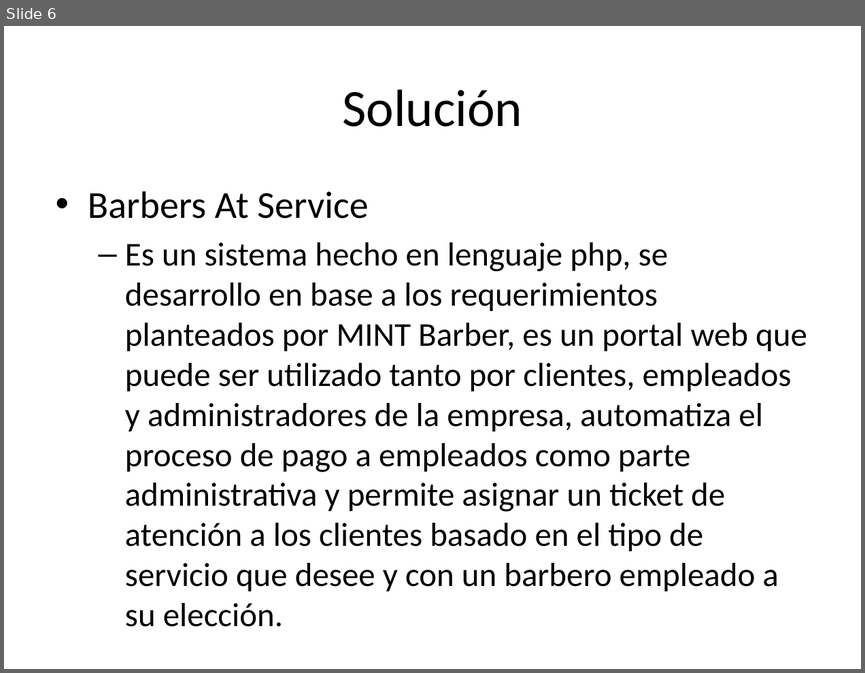
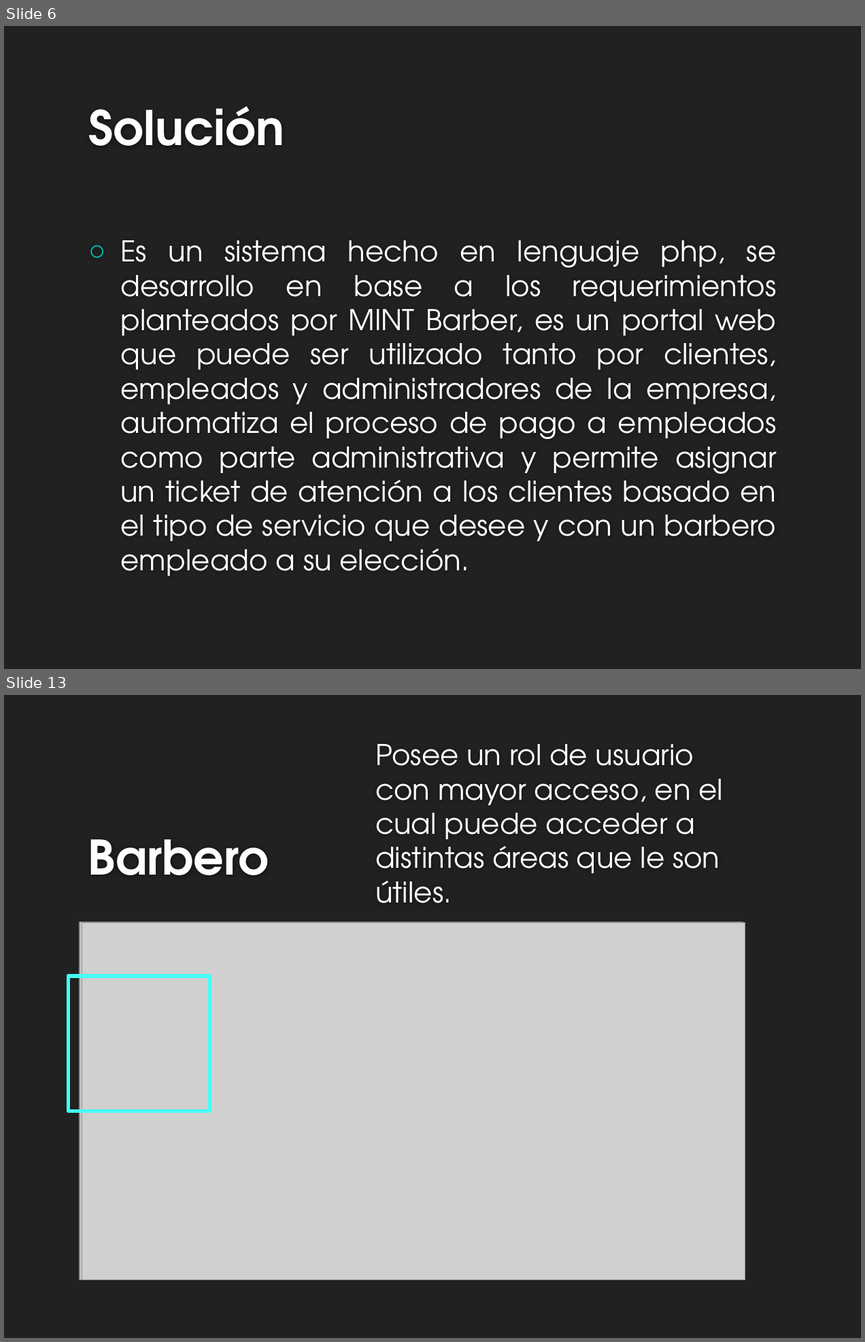
Before and after one commit to esalazarmasaya/BarbersAtService, a slide deck: Presentación Barbers at Service.pptx. Shown one above the other, each under a label of ours: slide 6 before the commit, slides 6 and 13 after it; the slides between them are not shown. The pictures are 865x673 and 865x1342 pixels, drawn with LibreOffice and Linux fonts; fonts in the diff are those of the drawing; grey boxes stand for pictures; background and template pictures are left out. Boxes give left, top, right and bottom in pixels: in the first picture for what was removed or moved away, otherwise in the second. Text is boxed around its words. In the diff, an @@ line names an element or a change of style, - is before the commit and + after.

Commit message:
Como va ;)

```diff
--- a/Presentación Barbers at Service.pptx
+++ b/Presentación Barbers at Service.pptx
@@ slide 13 added at (x1=4, y1=695, x2=861, y2=1338), background #212121 @@
@@ text added at (x1=375, y1=744, x2=723, y2=903), 24 pt, text #FFFFFF @@
+Posee un rol de usuario con mayor acceso, en el cual puede acceder a distintas áreas que le son útiles.
@@ title added at (x1=88, y1=839, x2=269, y2=875), 40 pt, text #FEFEFE, bold @@
+Barbero
@@ picture added at (x1=79, y1=922, x2=742, y2=1279) @@
@@ picture added at (x1=82, y1=922, x2=745, y2=1279) @@
@@ rectangle added at (x1=68, y1=976, x2=209, y2=1110), outline #44FFF5 3 pt @@
@@ slide 6 changed as well @@
@@ background #FFFFFF to #212121 @@
@@ title "Solución" moved from (x1=342, y1=89, x2=522, y2=127) to (x1=88, y1=106, x2=284, y2=146) @@
@@ title "Solución" at (x1=88, y1=106, x2=284, y2=146): size 44 to 40 pt, font Calibri to TeX Gyre Adventor, text colour #000000 to #FEFEFE, bold on; alignment centre to left; vertical alignment middle to bottom @@
@@ text at (x1=88, y1=191, x2=368, y2=218): paragraph removed @@
-• Barbers At Service
@@ text "Es un sistema hecho en ..." moved from (x1=88, y1=191, x2=807, y2=591) to (x1=120, y1=240, x2=776, y2=575) @@
@@ text "Es un sistema hecho en ..." at (x1=120, y1=240, x2=776, y2=575): size 28 to 24 pt, font Calibri to TeX Gyre Adventor, text colour #000000 to #FFFFFF; alignment left to justified; bullet – to ○; list level 2 to 1 in "Es un sistema hecho en ..."; vertical alignment top to middle @@
```
Also in this commit, not shown: 5 other slides changed, 8 other slides added, 8 other files.
